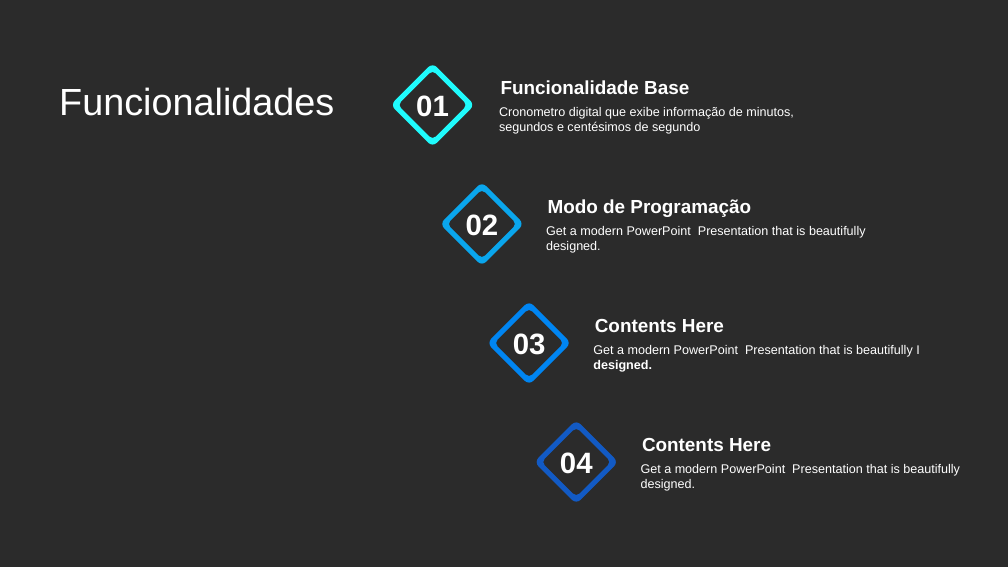
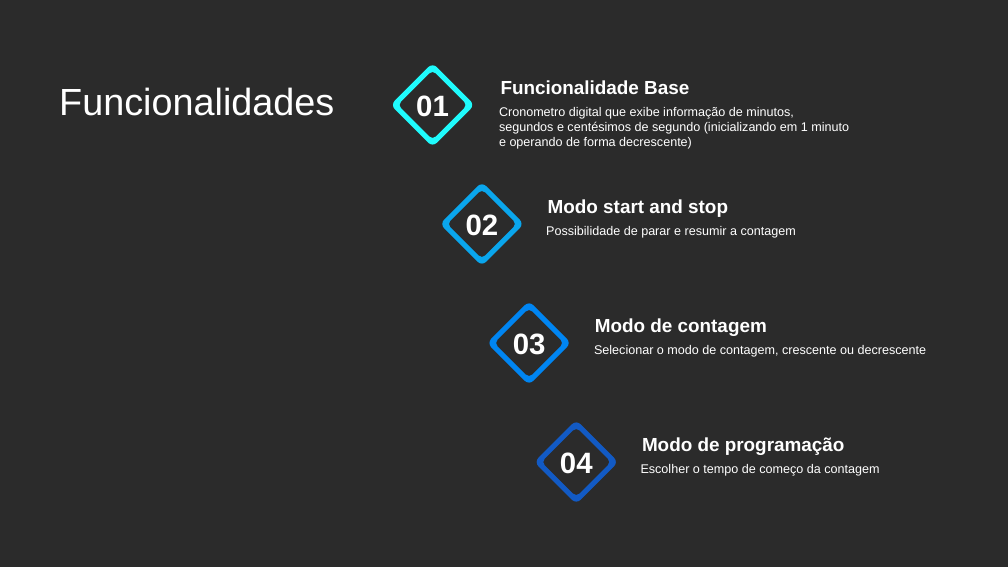
Before and after one commit to TheGoncaloSilva/LSD_ProjFinal, a slide deck: slide 2 of presentation/Cronometro-Digital.pptx. Drawn at 1008x567 pixels with LibreOffice and Linux fonts; fonts in the diff are those of the drawing; background and template pictures are left out; a plain dark background stands for a picture behind light text. Boxes give left, top, right and bottom in pixels: in the first picture for what was removed or moved away, otherwise in the second. Text is boxed around its words. In the diff, an @@ line names an element or a change of style, - is before the commit and + after.

```diff
--- a/presentation/Cronometro-Digital.pptx
+++ b/presentation/Cronometro-Digital.pptx
@@ text at (499,107,849,149): text changed @@
-Cronometro digital que exibe informação de minutos, segundos e centésimos de segundo
+Cronometro digital que exibe informação de minutos, segundos e centésimos de segundo (inicializando em 1 minuto e operando de forma decrescente)
@@ text at (548,199,728,217): text changed @@
-Modo de Programação
+Modo start and stop
@@ text at (546,226,796,238): text changed @@
-Get a modern PowerPoint Presentation that is beautifully designed.
+Possibilidade de parar e resumir a contagem
@@ text at (595,318,767,336): text changed @@
-Contents Here
+Modo de contagem
@@ text at (594,345,927,357): text changed @@
-Get a modern PowerPoint Presentation that is beautifully I designed.
+Selecionar o modo de contagem, crescente ou decrescente
@@ text at (642,437,845,455): text changed @@
-Contents Here
+Modo de programação
@@ text at (641,464,879,476): text changed @@
-Get a modern PowerPoint Presentation that is beautifully designed.
+Escolher o tempo de começo da contagem
```
Also in this commit, not shown: 1 other slide changed, 12 slides added, 44 slides removed.
